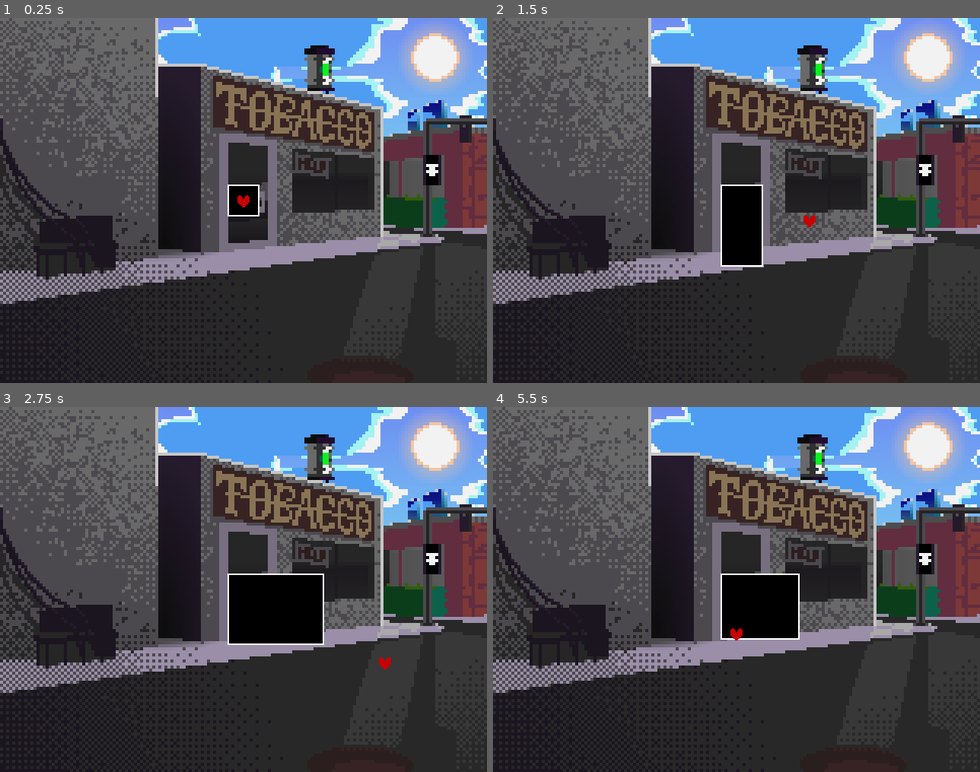
Above: before the commit, frames 1-4 (two rows, left to right).
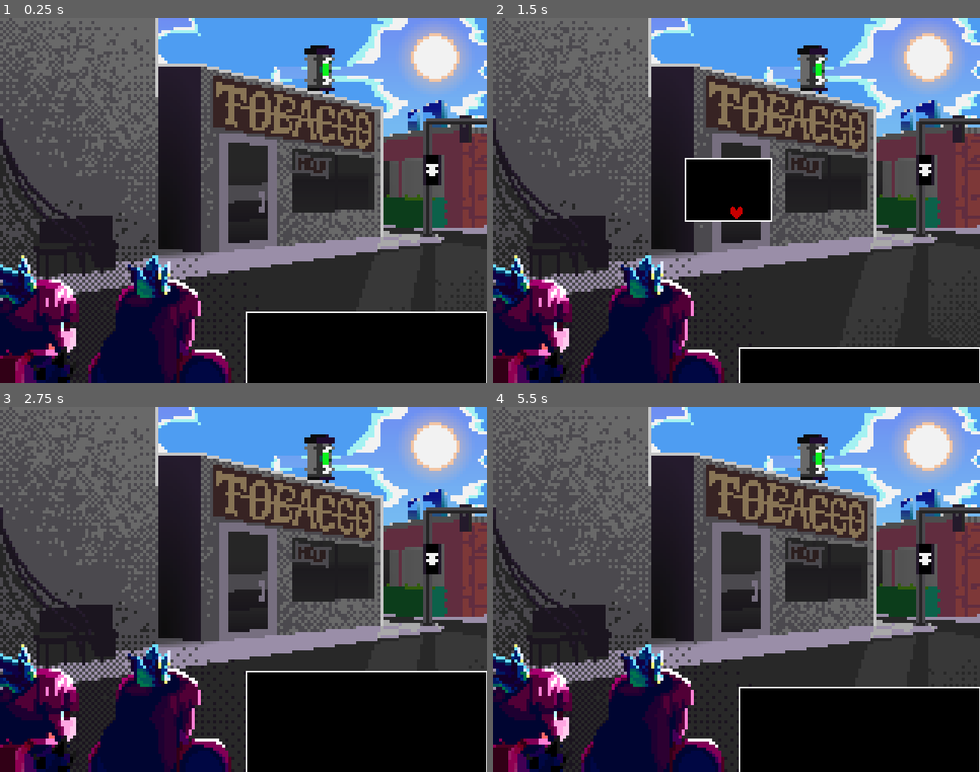
Above: after the commit, the same moments.

Repository: PurpleGitty/battle-fumo
Game: Godot game, scene res://node_2d.tscn
Two runs of this game, one before a commit and one after it. Both use one fixed random seed, a clock stepped at 60 frames per second and the inputs below.
Inputs:
- Up to frame 1 (0.25 s): no input
- Up to frame 2 (1.5 s): tap Enter (ui_accept) at 0.5, 0.6, 0.77, 1.07, 1.35 s; hold Right (ui_right) 0.53-1.28 s; hold Down (ui_down) from 1.28 s (still down)
- Up to frame 3 (2.75 s): tap Enter (ui_accept) at 1.52, 1.82, 2.1 s; release Down (ui_down) at 2.03 s; hold Right (ui_right) from 2.03 s (still down)
- Up to frame 4 (5.5 s): release Right (ui_right) at 2.78 s; hold Up (ui_up) 2.78-3.53 s; tap Enter (ui_accept) at 2.85, 3.02, 3.32, 3.6, 3.77, 4.07, 4.35, 4.52, 4.82, 5.1 s; hold Left (ui_left) 3.53-5.03 s; hold Down (ui_down) from 5.03 s (still down)

The runs differ from the first frame. In frame 1, 20% of the frame differs, in the area x 0-100%, y 45-100%; in frame 2, 18%; in frame 3, 27%; in frame 4, 24%.

Commit message:
alpha-1
battle board and menu ready to use

Diff:
--- /dev/null
+++ b/battle_board.gd
@@ -0,0 +1,52 @@
+extends ColorRect
+
+@export var box_x = size.x / 2
+@export var box_y = size.y / 2
+@export var yourturn = true
+
+
+# Called when the node enters the scene tree for the first time.
+func _ready() -> void:
+	size = Vector2(64, 64)
+	position = Vector2(-32, -32)
+	yourturn = true
+	update_collision()
+
+
+# Called every frame. 'delta' is the elapsed time since the previous frame.
+func _process(delta: float) -> void:
+	var boardtween = create_tween()
+	if Input.is_action_just_pressed("ui_accept"):
+		if yourturn == true:
+			self.show()
+			$"../soul".show()
+			$"../soul".position = Vector2(0, 0)
+			boardtween.tween_property(self, "size", Vector2(randi() % 128 + 64, randi() % 128 + 64), 0.5)
+			boardtween.parallel().tween_property(self, "position", Vector2(-size.x, -size.y), 0.5)
+			self.position.x = -size.x / 2
+			self.position.y = -size.y / 2
+			yourturn = false
+		else:
+			self.hide()
+			size = Vector2(64, 64)
+			position = Vector2(-32, -32)
+			$"../soul".hide()
+			yourturn = true
+	update_collision()
+
+
+func _draw() -> void:
+	draw_rect(Rect2(Vector2.ZERO, size), Color.WHITE, false, 2.0)
+
+func update_collision():
+	$collision/upcoll.shape.size = Vector2(size.x, 2)
+	$collision/upcoll.position = Vector2(size.x / 2, size.y - size.y - 1)
+
+	$collision/downcoll.shape.size = Vector2(size.x, 2)
+	$collision/downcoll.position = Vector2(size.x / 2, size.y + 1)
+
+	$collision/rightcoll.shape.size = Vector2(2, size.y)
+	$collision/rightcoll.position = Vector2(size.x + 1, size.y / 2)
+
+	$collision/leftcoll.shape.size = Vector2(2, size.y)
+	$collision/leftcoll.position = Vector2(size.x - size.x - 1, size.y / 2)
--- a/character_body_2d.gd
+++ b/character_body_2d.gd
@@ -8,7 +8,7 @@
 	# Get the input direction and handle the movement/deceleration.
 	# As good practice, you should replace UI actions with custom gameplay actions.
 	var direction := Input.get_vector("ui_left", "ui_right", "ui_up", "ui_down")
-	if direction:
+	if direction && $"../ColorRect".yourturn == false:
 		velocity = direction * SPEED
 	else:
 		velocity = Vector2.ZERO
--- a/color_rect.gd
+++ /dev/null
@@ -1,26 +0,0 @@
-extends ColorRect
-
-var x_pos = self.position.x
-var y_pos = self.position.y
-
-# Called when the node enters the scene tree for the first time.
-func _ready() -> void:
-	update_collision()
-
-
-# Called every frame. 'delta' is the elapsed time since the previous frame.
-func _process(delta: float) -> void:
-
-	if Input.is_action_just_pressed("ui_accept"):
-		size.x = randi() % 128 + 1
-		size.y = randi() % 128 + 1
-		x_pos = size.x / -2
-		y_pos = size.y / -2
-	update_collision()
-
-
-func _draw() -> void:
-	draw_rect(Rect2(Vector2.ZERO, size), Color.WHITE, false, 2.0)
-
-func update_collision():
-	pass
--- /dev/null
+++ b/hud.gd
@@ -0,0 +1,27 @@
+extends ColorRect
+
+
+# Called when the node enters the scene tree for the first time.
+func _ready() -> void:
+	open_menu()
+
+
+# Called every frame. 'delta' is the elapsed time since the previous frame.
+func _process(delta: float) -> void:
+	if $"../../ColorRect".yourturn:
+		open_menu()
+	else:
+		close_menu()
+
+func open_menu():
+	var menuintween = create_tween()
+	menuintween.set_ease(Tween.EASE_IN)
+	#menuintween.set_trans(Tween.TRANS_QUART)
+	menuintween.tween_property(self, "position", Vector2(4, 96), 0.5)
+
+func close_menu():
+	var menuouttween = create_tween()
+	menuouttween.tween_property(self, "position", Vector2(4, size.y * 2), 0.5)
+
+func _draw() -> void:
+	draw_rect(Rect2(Vector2.ZERO, size), Color.WHITE, false, 2.0)
--- a/line_2d.gd
+++ /dev/null
@@ -1,11 +0,0 @@
-extends Line2D
-
-
-# Called when the node enters the scene tree for the first time.
-func _ready() -> void:
-	pass # Replace with function body.
-
-
-# Called every frame. 'delta' is the elapsed time since the previous frame.
-func _process(delta: float) -> void:
-	pass
--- a/node_2d.tscn
+++ b/node_2d.tscn
@@ -1,9 +1,12 @@
 [gd_scene format=3 uid="uid://um3ubx14dca7"]
 
 [ext_resource type="Script" uid="uid://d0usqs6ycnqxe" path="res://character_body_2d.gd" id="1_0hol4"]
+[ext_resource type="Texture2D" uid="uid://b3np4gq6cb5b6" path="res://violetcina.png" id="1_kdubu"]
 [ext_resource type="Texture2D" uid="uid://di28f3rvs35m0" path="res://soul.png" id="1_wtcfe"]
 [ext_resource type="Texture2D" uid="uid://lesc7mvv8dew" path="res://background.png" id="2_0e48y"]
-[ext_resource type="Script" uid="uid://c8s817l4poiw1" path="res://color_rect.gd" id="2_epypp"]
+[ext_resource type="Texture2D" uid="uid://qkx0mdkg5pni" path="res://purplecina.png" id="2_d21ai"]
+[ext_resource type="Script" uid="uid://c8s817l4poiw1" path="res://battle_board.gd" id="2_epypp"]
+[ext_resource type="Script" uid="uid://dqixihepai57n" path="res://hud.gd" id="3_d21ai"]
 
 [sub_resource type="RectangleShape2D" id="RectangleShape2D_q6r6c"]
 size = Vector2(10, 11)
@@ -25,7 +28,25 @@
 [node name="CanvasLayer" type="CanvasLayer" parent="." unique_id=1871039526]
 follow_viewport_enabled = true
 
+[node name="Violetcina" type="Sprite2D" parent="CanvasLayer" unique_id=843029258]
+position = Vector2(-112, 168)
+scale = Vector2(4, 4)
+texture = ExtResource("1_kdubu")
+
+[node name="Purplecina" type="Sprite2D" parent="CanvasLayer" unique_id=1720968395]
+position = Vector2(-276, 168)
+scale = Vector2(4, 4)
+texture = ExtResource("2_d21ai")
+
 [node name="Camera2D" type="Camera2D" parent="CanvasLayer" unique_id=1946571598]
+
+[node name="hud" type="ColorRect" parent="CanvasLayer" unique_id=81924787]
+offset_left = 4.0
+offset_top = 240.0
+offset_right = 320.0
+offset_bottom = 384.0
+color = Color(0, 0, 0, 1)
+script = ExtResource("3_d21ai")
 
 [node name="Background" type="Sprite2D" parent="." unique_id=1180873044]
 z_index = -1
@@ -34,23 +55,23 @@
 texture = ExtResource("2_0e48y")
 metadata/_edit_lock_ = true
 
-[node name="CharacterBody2D" type="CharacterBody2D" parent="." unique_id=467547486]
-disable_mode = 2
-collision_layer = 255
+[node name="soul" type="CharacterBody2D" parent="." unique_id=467547486]
+visible = false
 motion_mode = 1
 safe_margin = 0.1
 script = ExtResource("1_0hol4")
 
-[node name="Soul" type="Sprite2D" parent="CharacterBody2D" unique_id=1849278625]
+[node name="Soul" type="Sprite2D" parent="soul" unique_id=1849278625]
 z_index = 2
 position = Vector2(0, 1)
 texture = ExtResource("1_wtcfe")
 
-[node name="CollisionShape2D" type="CollisionShape2D" parent="CharacterBody2D" unique_id=1774203969]
+[node name="CollisionShape2D" type="CollisionShape2D" parent="soul" unique_id=1774203969]
 shape = SubResource("RectangleShape2D_q6r6c")
 debug_color = Color(0.95207244, 0.2216078, 1.92523e-07, 0.41960785)
 
 [node name="ColorRect" type="ColorRect" parent="." unique_id=1762389701]
+visible = false
 z_index = 1
 offset_left = -20.0
 offset_top = -20.0
@@ -59,20 +80,20 @@
 color = Color(0, 0, 0, 1)
 script = ExtResource("2_epypp")
 
-[node name="Area2D" type="Area2D" parent="ColorRect" unique_id=1402909988]
+[node name="collision" type="StaticBody2D" parent="ColorRect" unique_id=678603675]
 
-[node name="upcoll" type="CollisionShape2D" parent="ColorRect/Area2D" unique_id=1732763950]
+[node name="upcoll" type="CollisionShape2D" parent="ColorRect/collision" unique_id=1732763950]
 position = Vector2(20, -1)
 shape = SubResource("RectangleShape2D_0hol4")
 
-[node name="downcoll" type="CollisionShape2D" parent="ColorRect/Area2D" unique_id=485510037]
+[node name="downcoll" type="CollisionShape2D" parent="ColorRect/collision" unique_id=485510037]
 position = Vector2(20, 41)
 shape = SubResource("RectangleShape2D_kdubu")
 
-[node name="rightcoll" type="CollisionShape2D" parent="ColorRect/Area2D" unique_id=1306763481]
+[node name="rightcoll" type="CollisionShape2D" parent="ColorRect/collision" unique_id=1306763481]
 position = Vector2(41, 20)
 shape = SubResource("RectangleShape2D_d21ai")
 
-[node name="leftcoll" type="CollisionShape2D" parent="ColorRect/Area2D" unique_id=1129271457]
+[node name="leftcoll" type="CollisionShape2D" parent="ColorRect/collision" unique_id=1129271457]
 position = Vector2(-1, 20)
 shape = SubResource("RectangleShape2D_rj586")
Renamed: color_rect.gd.uid -> battle_board.gd.uid
Not shown, added: hud.gd.uid
Not shown, removed: line_2d.gd.uid
Binary file added: purplecina.png
Not shown, added: purplecina.png.import
Binary file added: violetcina.png
Not shown, added: violetcina.png.import
